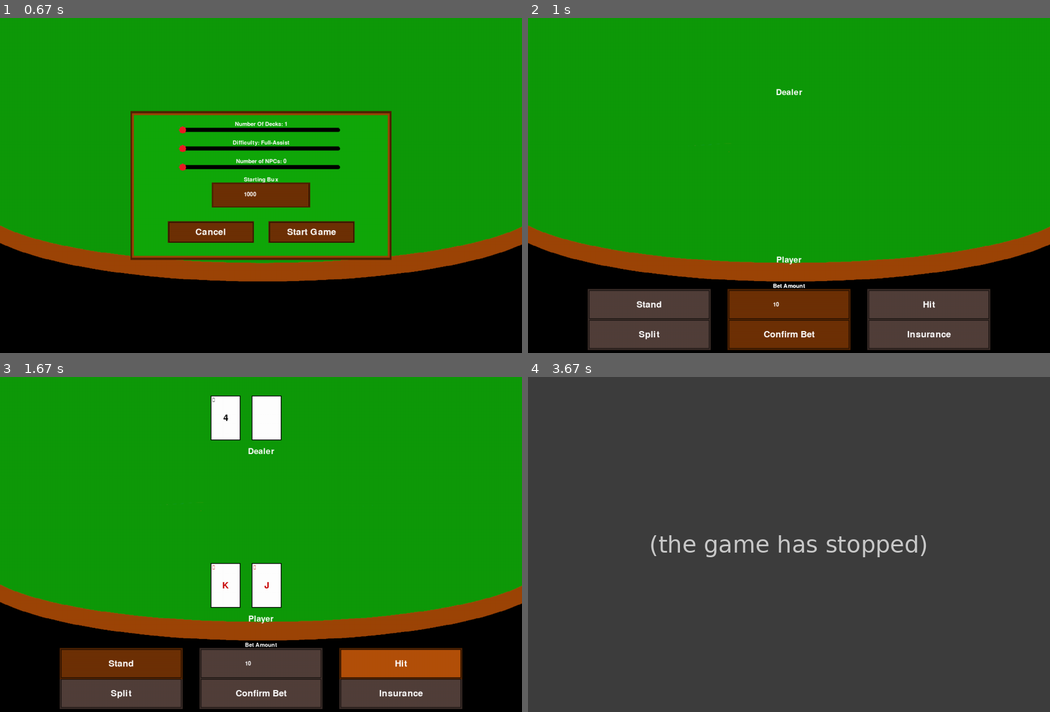
Above: before the commit, frames 1-4 (two rows, left to right).
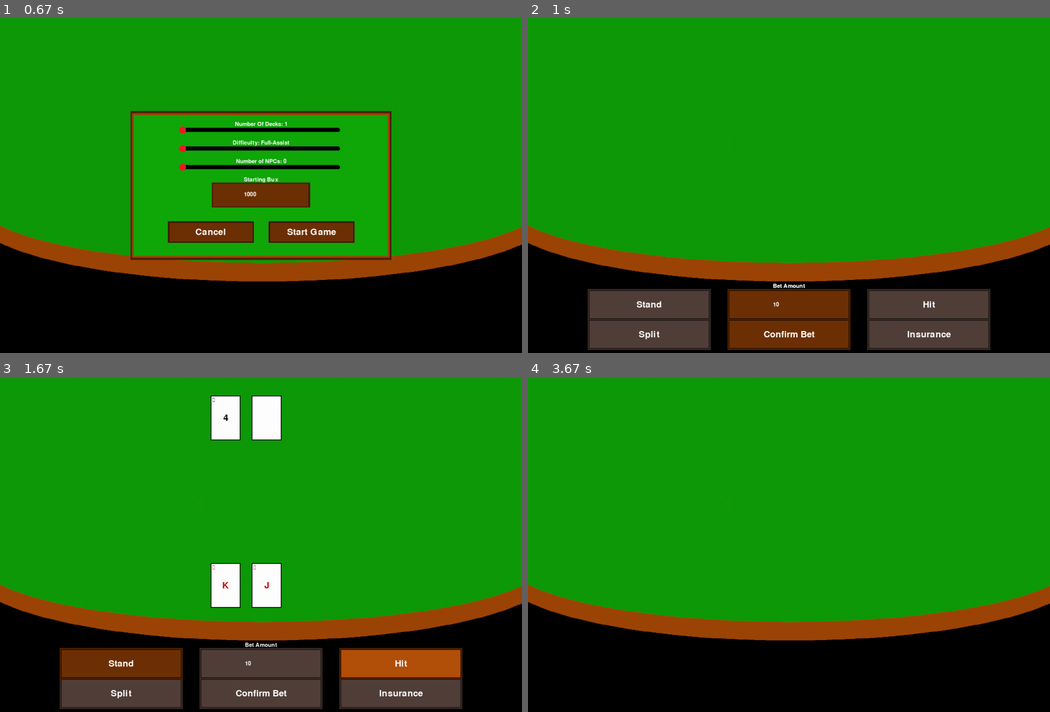
Above: after the commit, the same moments.

Repository: CDonners/None-Exam-Assessment-2026-AQA
Game: pygame game, started from bankrollBust/main.py
The game is run twice, just before and just after one commit, with the same random seed, the same clock (stepped at 60 frames per second) and the same inputs.
Inputs (mouse positions are in pixels of both pictures, inside the frame that each line leads up to):
- Up to frame 1 (0.67 s): press the mouse at (261, 128) at 0.37 s; move the mouse to (266, 205) at 0.47 s; release the mouse at (276, 286) at 0.6 s
- Up to frame 2 (1 s): click "Start Game" at 0.78 s
- Up to frame 3 (1.67 s): click "Confirm Bet" at 1.2 s
- Up to frame 4 (3.67 s): click "Hit" at 1.7 s; move the mouse to (642, 598) at 2.53 s; click (642, 598) at 2.73 s; press the mouse at (642, 598) at 3.1 s; move the mouse to (653, 634) at 3.2 s; move the mouse to (663, 671) at 3.3 s; release the mouse at (663, 671) at 3.33 s

Frame 1 is identical in both runs. In frame 2, 0.1% of the frame differs, in the area x 47-53%, y 21-74%; in frame 3, 0.1%; in frame 4, 100%, in the area x 0-100%, y 0-100%.
Error before the commit: TypeError: player.bust() missing 1 required positional argument: 'game' (gameLogic.py line 100); the game stopped at 1.7 s (later frames are placeholders)

Commit message:
Refining logic and methods

Diff:
--- a/bankrollBust/gameLogic.py
+++ b/bankrollBust/gameLogic.py
@@ -75,6 +75,7 @@
         self.players.append(dealer())
         self.playerSeats[self.players[len(self.players)-1]] = (700, 200)
         self.stoodHands = {}
+        self.bustPlayers = 0
         self.playerTexts = []
         self.createPlayerTexts()
 
@@ -86,19 +87,6 @@
                 else:
                     player.dealCard(self.deckInstance)
         self.roundStarted = True
-
-    def getHandValue(self, playerToCheck):
-        totalSum = 0
-        for card in playerToCheck.hand:
-            totalSum += card.value
-        if totalSum > 21:
-            if 11 in playerToCheck.hand:
-                aceIndex = playerToCheck.hand.index(11)
-                playerToCheck.hand[aceIndex].value = 1
-                totalSum -= 10
-            else:
-                playerToCheck.bust()
-        playerToCheck.handValue = totalSum
 
     def getPlayerSeats(self):
         # Assigns players their seating positions
@@ -128,21 +116,49 @@
             player_surface, player_rect = text[0], text[1]
             self.screen.blit(player_surface, player_rect)
 
-    def drawHands(self, player):
-        hand = player.hand
+    def drawHands(self, playerObj):
+        hand = playerObj.hand
         cardWidth = 80
         cardHeight = 120
         spacing = 30
         totalWidth = len(hand)*80 + (len(hand)-1) * 30
-        startX = self.playerSeats[player][0] - totalWidth // 2
+        startX = self.playerSeats[playerObj][0] - totalWidth // 2
         # The right card is self.playerSeats[player][0] + totalWidth // 2
         # Cards inbetween is last card position plus 30
         for i, card in enumerate(hand):
             x = startX + i * (cardWidth + spacing)  # no overlap
-            y = self.playerSeats[player][1] - 30 - cardHeight//2
+            y = self.playerSeats[playerObj][1] - 30 - cardHeight//2
             card.drawCard(self.screen, (x, y))
 
+    def getHandValue(self, playerObj):
+        # Get the value of the player's hand
+        totalSum = 0 # Creating variable for value
+        cardValues = [card.value for card in playerObj.hand] # List of all values in the player's hand
+        for value in cardValues: # Loop through the card values
+            totalSum += value # Add them all together
+        playerObj.handValue = totalSum # Making the handValue of the player object be the gathered value
+
+    def checkBusted(self, playerToCheck):
+        self.getHandValue(playerToCheck)
+        cardValues = [card.value for card in playerToCheck.hand] # List of all values in the player's hand
+        # Check if the player has busted
+        if playerToCheck.handValue > 21: # Player might be bust
+            if 11 in cardValues: # See if the player has the ace
+                aceIndex = cardValues.index(11) # Get the location of the ace
+                playerToCheck.hand[aceIndex].value = 1 # Set the ace's value to 1
+                playerToCheck.handValue -= 10 # Correct the player's hand value
+                return False # Player hasn't bust
+            else: # Player has no ace and has bust
+                return True
+        else:
+            return False # Player hasn't bust
+
+    def checkBlackjack(self, playerObj):
+        self.getHandValue(playerObj)
+        if playerObj.handValue == 21:
+            print("Player has blackjack")
+            return True
+
     def updateImage(self):
-        self.drawPlayerTexts()
         for player in self.players:
             self.drawHands(player)
